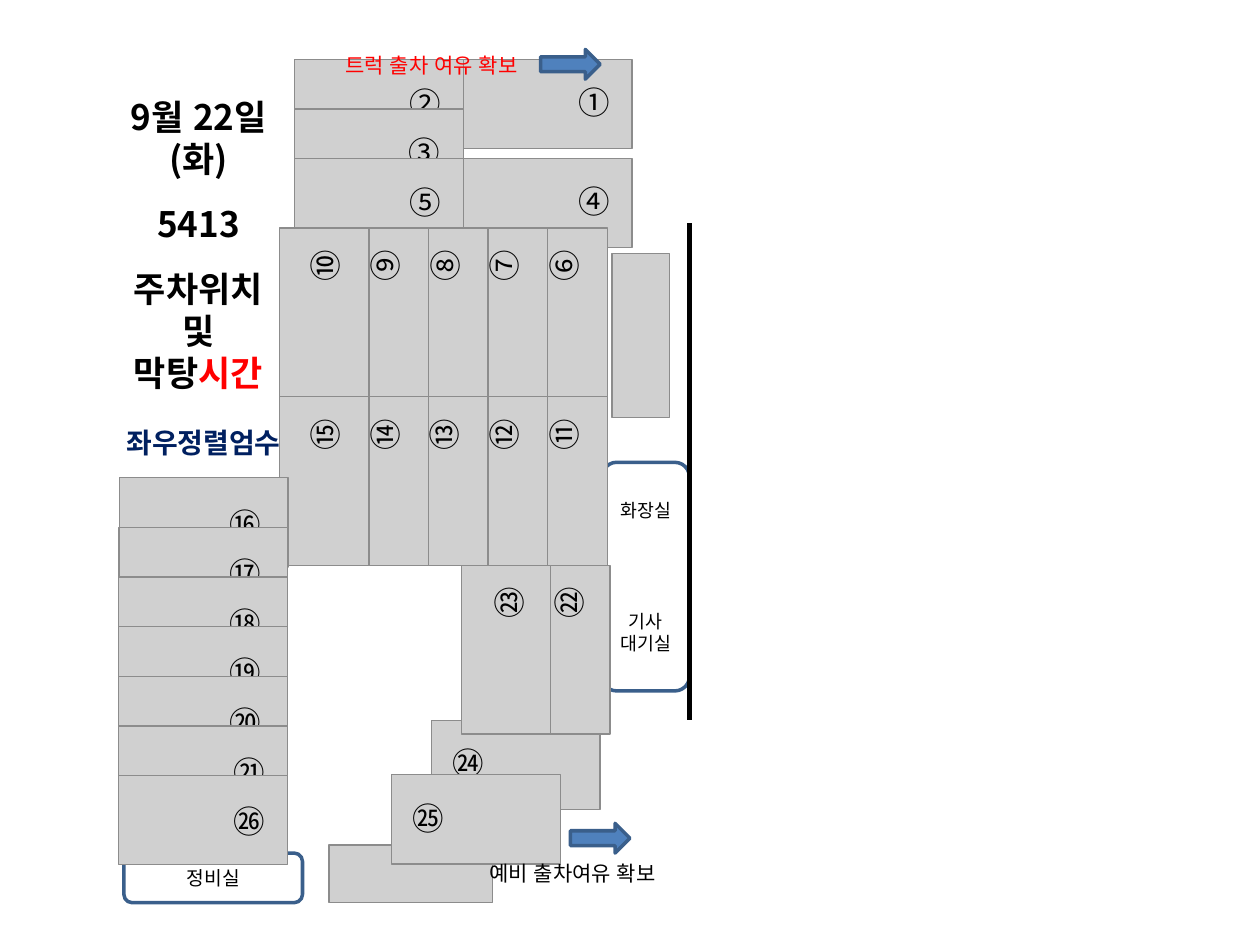
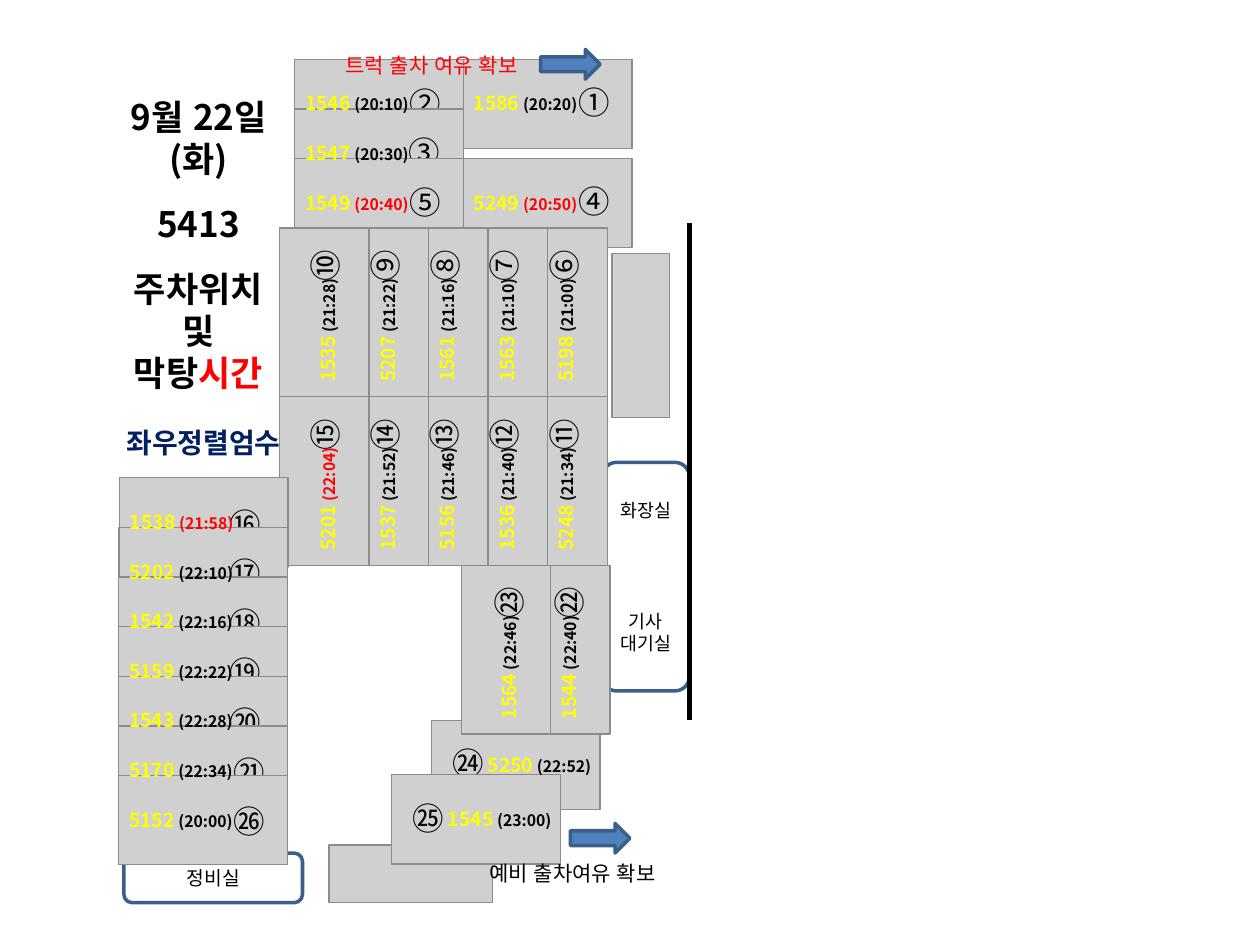
Before and after one commit to woenho-daum/newsetc2, a slide deck: slide 2 of 배차작업/야간주차/5413/5413야간주차.pptm. Drawn at 1260x945 pixels with LibreOffice and Linux fonts; fonts in the diff are those of the drawing; grey boxes stand for pictures. Boxes give left, top, right and bottom in pixels: in the first picture for what was removed or moved away, otherwise in the second. Text is boxed around its words. In the diff, an @@ line names an element or a change of style, - is before the commit and + after.

```diff
--- a/배차작업/야간주차/5413/5413야간주차.pptm
+++ b/배차작업/야간주차/5413/5413야간주차.pptm
@@ text added at (305,95,408,113), 9 pt, text #000000, bold @@
+1546 (20:10)
@@ text added at (474,95,577,113), 9 pt, text #000000, bold @@
+1586 (20:20)
@@ text added at (305,145,408,163), 9 pt, text #000000, bold @@
+1547 (20:30)
@@ text added at (305,195,408,213), 9 pt, text #FF0000, bold @@
+1549 (20:40)
@@ text added at (474,195,577,213), 9 pt, text #FF0000, bold @@
+5249 (20:50)
@@ text added at (313,284,341,380), 9 pt, text #000000, bold @@
+1535 (21:28)
@@ text added at (373,284,401,381), 9 pt, text #000000, bold @@
+5207 (21:22)
@@ text added at (432,284,460,380), 9 pt, text #000000, bold @@
+1561 (21:16)
@@ text added at (492,284,520,380), 9 pt, text #000000, bold @@
+1563 (21:10)
@@ text added at (551,284,579,381), 9 pt, text #000000, bold @@
+5198 (21:00)
@@ text added at (313,453,341,550), 9 pt, text #FF0000, bold @@
+5201 (22:04)
@@ text added at (373,453,401,549), 9 pt, text #000000, bold @@
+1537 (21:52)
@@ text added at (432,453,460,550), 9 pt, text #000000, bold @@
+5156 (21:46)
@@ text added at (492,453,520,549), 9 pt, text #000000, bold @@
+1536 (21:40)
@@ text added at (551,453,579,550), 9 pt, text #000000, bold @@
+5248 (21:34)
@@ text added at (130,514,233,532), 9 pt, text #FF0000, bold @@
+1538 (21:58)
@@ text added at (130,564,233,582), 9 pt, text #000000, bold @@
+5202 (22:10)
@@ text added at (129,613,232,631), 9 pt, text #000000, bold @@
+1542 (22:16)
@@ text added at (495,622,523,718), 9 pt, text #000000, bold @@
+1564 (22:46)
@@ text added at (554,622,582,718), 9 pt, text #000000, bold @@
+1544 (22:40)
@@ text added at (129,663,232,681), 9 pt, text #000000, bold @@
+5159 (22:22)
@@ text added at (129,712,232,730), 9 pt, text #000000, bold @@
+1543 (22:28)
@@ text added at (129,762,232,780), 9 pt, text #000000, bold @@
+5170 (22:34)
@@ text added at (488,757,591,777), 9 pt, text #000000, bold @@
+5250 (22:52)
@@ text added at (129,812,232,830), 9 pt, text #000000, bold @@
+5152 (20:00)
@@ text added at (448,811,551,829), 9 pt, text #000000, bold @@
+1545 (23:00)
```
Also in this commit, not shown: 1 other slide changed, 8 other files.
